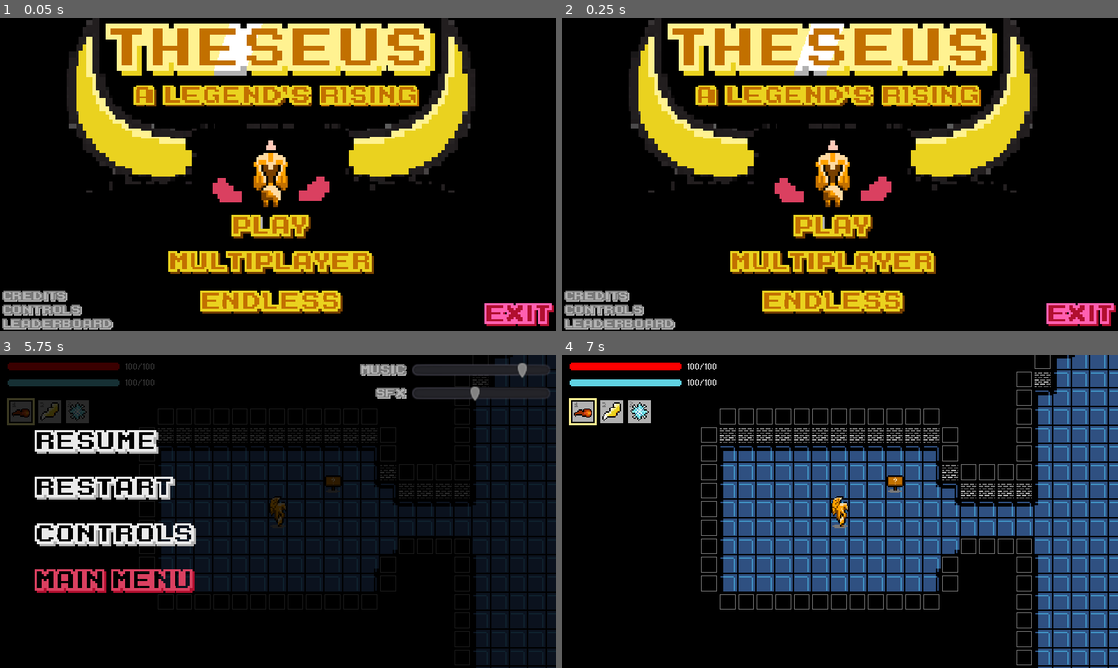
Above: before the commit, frames 1-4 (two rows, left to right).
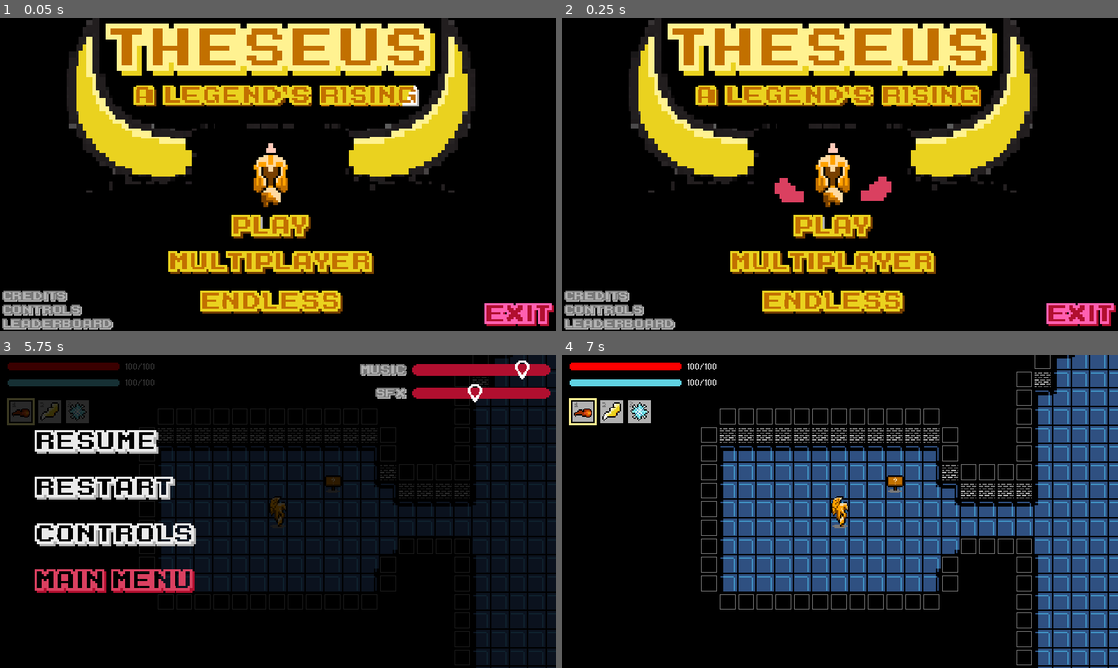
Above: after the commit, the same moments.

Repository: jonathanlin0/Theseus
Game: Godot game, scene res://Menu/Title_Screen.tscn
Two runs of this game, one before a commit and one after it. Both use one fixed random seed, a clock stepped at 60 frames per second and the inputs below. Video files are missing from this copy of the repository; at most half a second of black plays in their place. Sound files missing from this copy of the repository are replaced by a short silence.
Inputs (mouse positions are in pixels of both pictures, inside the frame that each line leads up to):
- Up to frame 1 (0.05 s): no input
- Up to frame 2 (0.25 s): no input
- Up to frame 3 (5.75 s): click (272, 564) at 0.5 s; click (272, 564) at 1.25 s; tap Enter at 2 s; move the mouse to (400, 495) at 2.02 s; hold Up (ui_up) 2.03-2.78 s; hold Space (ui_space) 2.03-2.78 s; click (400, 495) at 2.17 s; tap Keypad Enter (ui_accept) at 2.27, 2.3, 2.57, 2.85, 3.02, 3.32, 3.8, 4.25, 4.52, 4.82, 5.27, 5.3, 5.57 s; move the mouse to (166, 527) at 2.77 s; tap Space (ui_space) at 3.05, 4.35 s; move the mouse to (333, 442) at 3.52 s; hold Up (ui_up) 3.53-5.03 s; click (333, 442) at 3.6 s; move the mouse to (250, 574) at 4.27 s; click (250, 574) at 4.42 s; move the mouse to (444, 558) at 5.02 s; hold Shift from 5.03 s (still down); tap Escape (ui_cancel) at 5.65 s
- Up to frame 4 (7 s): release Shift at 5.75 s; click (678, 489) at 5.75 s; move the mouse to (673, 464) at 6.52 s; tap Space (ui_space) at 6.6 s; tap Keypad Enter (ui_accept) at 6.77 s

The runs differ from the first frame. In frame 1, 1.8% of the frame differs, in the area x 38-76%, y 1-61%; in frame 2, 1.1%; in frame 3, 1.9%, in the area x 74-99%, y 1-16%; in frame 4, nothing differs.

Commit message:
Changed Music and SFX Sliders in Pause Menu

Diff:
--- a/Theseus/Menu/Title_Screen.tscn
+++ b/Theseus/Menu/Title_Screen.tscn
@@ -230,7 +230,7 @@
 position = Vector2( 238, 135 )
 scale = Vector2( 1.05, 1.05 )
 frames = SubResource( 1 )
-frame = 16
+frame = 38
 playing = true
 
 [node name="Play" type="TextureButton" parent="."]
--- a/Theseus/Misc/Pause.tscn
+++ b/Theseus/Misc/Pause.tscn
@@ -13,9 +13,27 @@
 [ext_resource path="res://Misc/Sprites/pause_resume_hover.png" type="Texture" id=11]
 [ext_resource path="res://Misc/Sprites/pause_menu_music_label.png" type="Texture" id=12]
 [ext_resource path="res://Misc/Sprites/pause_menu_sfx_label.png" type="Texture" id=13]
+[ext_resource path="res://Misc/Sprites/rain_drop.png" type="Texture" id=14]
+[ext_resource path="res://Misc/Sprites/dark_red_bar.png" type="Texture" id=15]
 
 [sub_resource type="DynamicFont" id=1]
 font_data = ExtResource( 7 )
+
+[sub_resource type="StyleBoxTexture" id=2]
+texture = ExtResource( 15 )
+region_rect = Rect2( 0, 0, 100, 10 )
+
+[sub_resource type="StyleBoxTexture" id=4]
+
+[sub_resource type="StyleBoxTexture" id=3]
+
+[sub_resource type="StyleBoxTexture" id=5]
+texture = ExtResource( 15 )
+region_rect = Rect2( 0, 0, 100, 10 )
+
+[sub_resource type="StyleBoxTexture" id=6]
+
+[sub_resource type="StyleBoxTexture" id=7]
 
 [node name="PauseMenu" type="CanvasLayer"]
 layer = 100
@@ -119,6 +137,11 @@
 margin_top = 5.0
 margin_right = 475.0
 margin_bottom = 21.0
+custom_icons/grabber_highlight = ExtResource( 14 )
+custom_icons/grabber = ExtResource( 14 )
+custom_styles/slider = SubResource( 2 )
+custom_styles/grabber_area_highlight = SubResource( 4 )
+custom_styles/grabber_area = SubResource( 3 )
 max_value = 1.0
 step = 0.05
 value = 1.0
@@ -135,6 +158,11 @@
 margin_top = 25.0
 margin_right = 475.0
 margin_bottom = 42.0
+custom_icons/grabber_highlight = ExtResource( 14 )
+custom_icons/grabber = ExtResource( 14 )
+custom_styles/slider = SubResource( 5 )
+custom_styles/grabber_area_highlight = SubResource( 6 )
+custom_styles/grabber_area = SubResource( 7 )
 max_value = 1.0
 step = 0.05
 value = 1.0
Not shown: 1 places in Theseus/Misc/Pause.tscn that only renumber resources
Binary file added: Theseus/Misc/Sprites/rain_drop.png
Not shown, added: Theseus/Misc/Sprites/rain_drop.png.import
